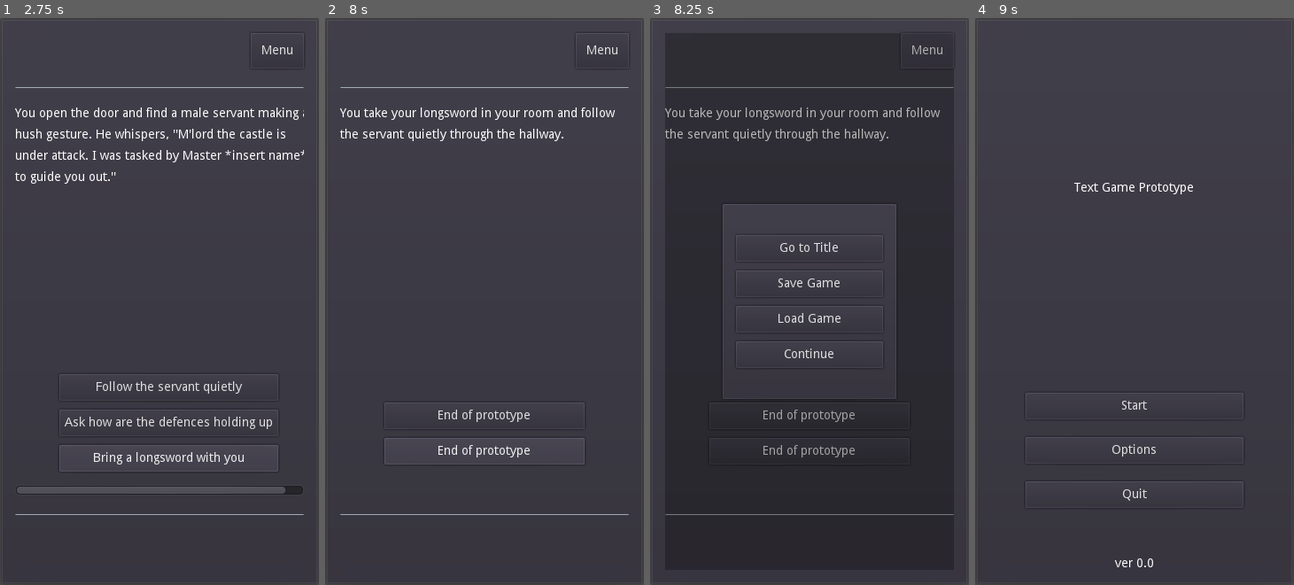
Above: before the commit, frames 1-4 (left to right).
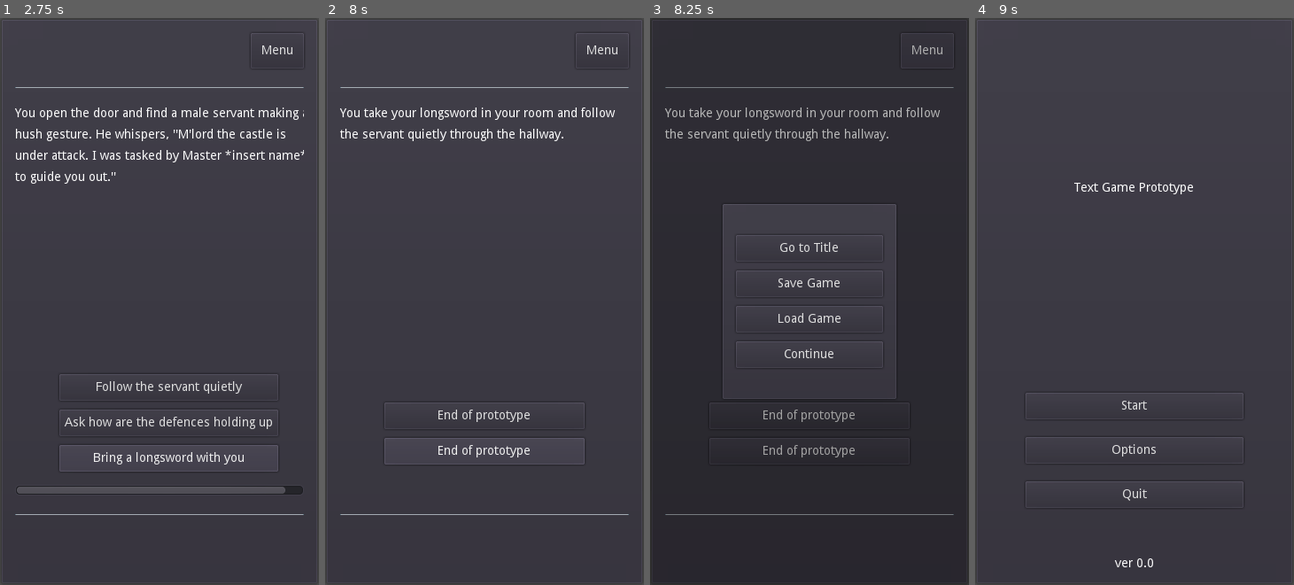
Above: after the commit, the same moments.

Repository: philipuriarte/A-Churchyard-of-Orphans
Game: Godot game, scene res://scenes/main.tscn
Same seed, same stepped clock (60 frames per second), same inputs: the game is played once before the commit and once after it.
Inputs:
- Up to frame 1 (2.75 s): click "Start" at 0.5 s; click "Continue" at 1.25 s; click "Open the door" at 2 s
- Up to frame 2 (8 s): click "Follow the servant quietly" at 2.75 s; click "End of prototype" at 3.5 s; click "End of prototype" at 4.25 s; click "End of prototype" at 5 s; click "End of prototype" at 5.75 s; click "End of prototype" at 6.5 s; click "End of prototype" at 7.25 s
- Up to frame 3 (8.25 s): click "Menu" at 8 s
- Up to frame 4 (9 s): click "Go to Title" at 8.75 s

Frames 1-2 are identical in both runs. In frame 3, 0.2% of the frame differs, in the area x 0-100%, y 0-17%; in frame 4, nothing differs.

Commit message:
Update PopupMenu min size to (360, 640)

Diff:
--- a/scenes/game_screen.tscn
+++ b/scenes/game_screen.tscn
@@ -13,10 +13,8 @@
 unique_name_in_owner = true
 anchor_right = 0.0
 anchor_bottom = 0.0
-margin_left = 17.0
-margin_top = 17.0
-margin_right = 343.0
-margin_bottom = 623.0
+margin_right = 360.0
+margin_bottom = 640.0
 
 [node name="MainMargin" type="MarginContainer" parent="."]
 margin_left = 7.0
--- a/scenes/popup_menu.tscn
+++ b/scenes/popup_menu.tscn
@@ -8,6 +8,7 @@
 [node name="PopupMenu" type="Popup"]
 anchor_right = 1.0
 anchor_bottom = 1.0
+rect_min_size = Vector2( 360, 640 )
 mouse_filter = 2
 script = ExtResource( 1 )
 
